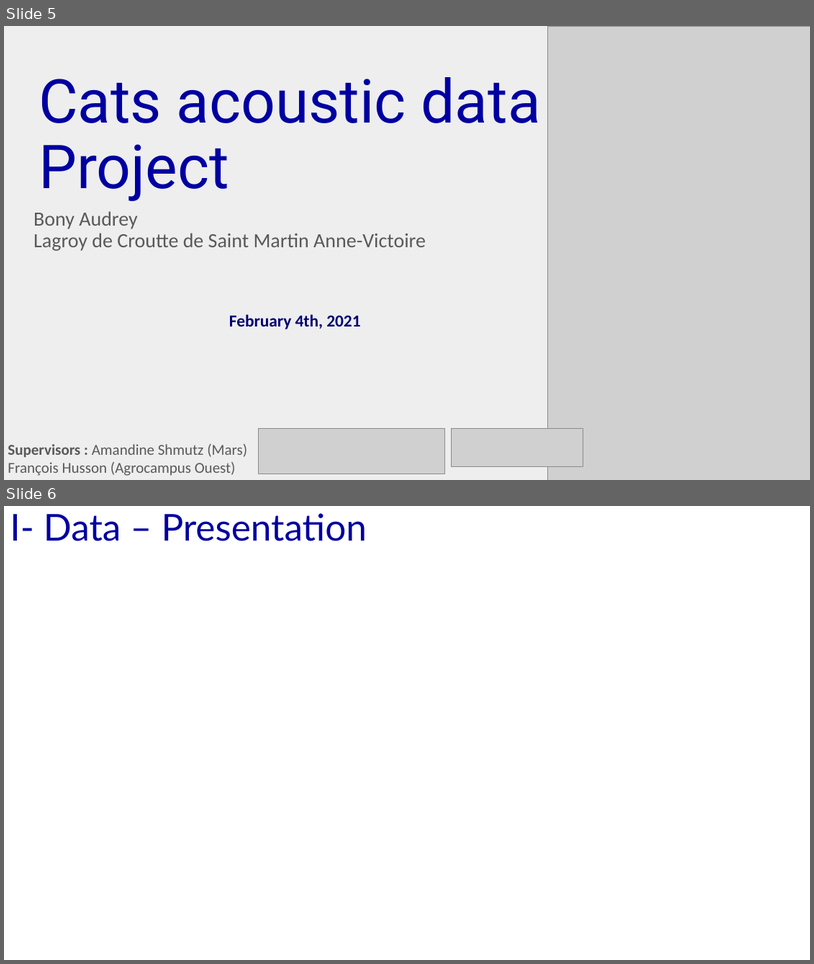
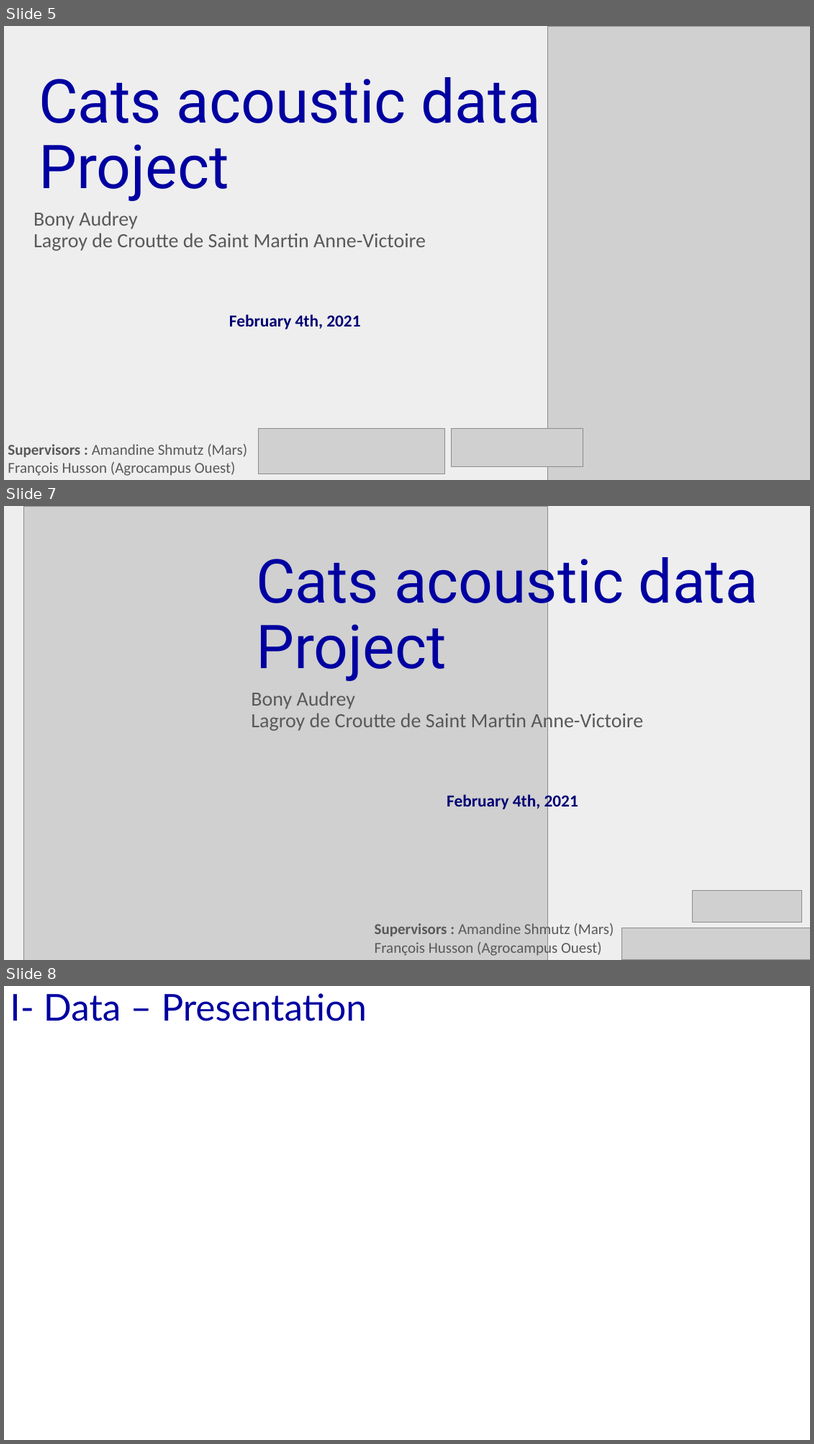
Before and after one commit to AuBony/ProjetInge, a slide deck: Presentation.pptx. Shown one above the other, each under a label of ours: slides 5 and 6 before the commit, slides 5, 7 and 8 after it; the slides between them are not shown. The pictures are 814x964 and 814x1444 pixels, drawn with LibreOffice and Linux fonts; fonts in the diff are those of the drawing; grey boxes stand for pictures. Boxes give left, top, right and bottom in pixels: in the first picture for what was removed or moved away, otherwise in the second. Text is boxed around its words. In the diff, an @@ line names an element or a change of style, - is before the commit and + after.

```diff
--- a/Presentation.pptx
+++ b/Presentation.pptx
@@ slide 7 added at <box>4,506,810,960</box>, background #EEEEEE @@
@@ picture added at <box>24,507,548,960</box> @@
@@ title added at <box>256,547,759,681</box>, 72 pt, text #0000A1 @@
+Cats acoustic data Project
@@ subtitle added at <box>251,691,643,732</box>, 24 pt, text #595959 @@
+Bony Audrey
+Lagroy de Croutte de Saint Martin Anne-Victoire
@@ text added at <box>447,792,579,811</box>, 20 pt, text #000074, bold @@
+February 4th, 2021
@@ picture added at <box>693,890,802,922</box> @@
@@ text added at <box>375,921,614,957</box>, 18 pt, text #595959 @@
+Supervisors : Amandine Shmutz (Mars)
+François Husson (Agrocampus Ouest)
@@ picture added at <box>622,928,810,960</box> @@
@@ what was slide 6 is now slide 8 @@
```
Also in this commit, not shown: 1 other slide added.
